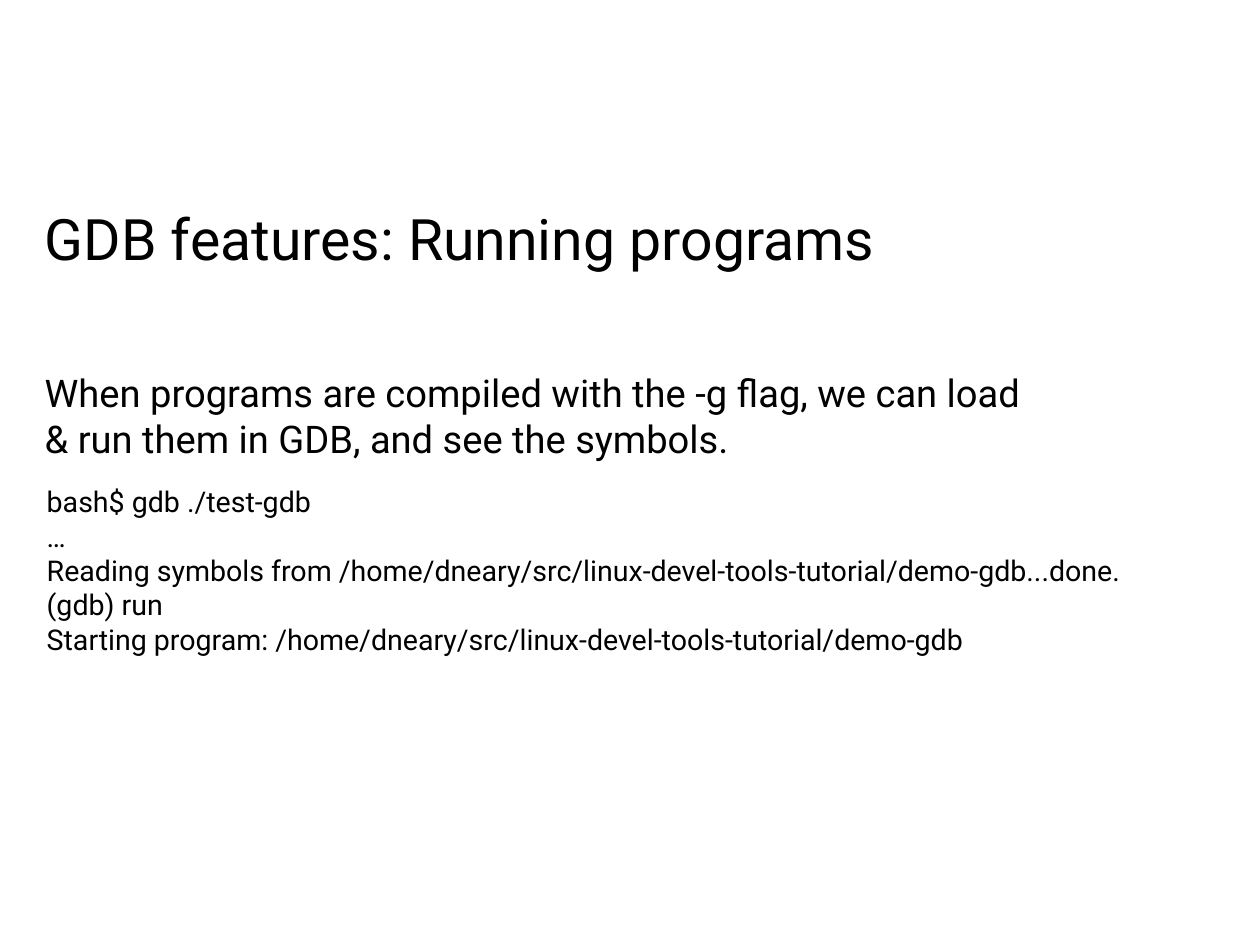
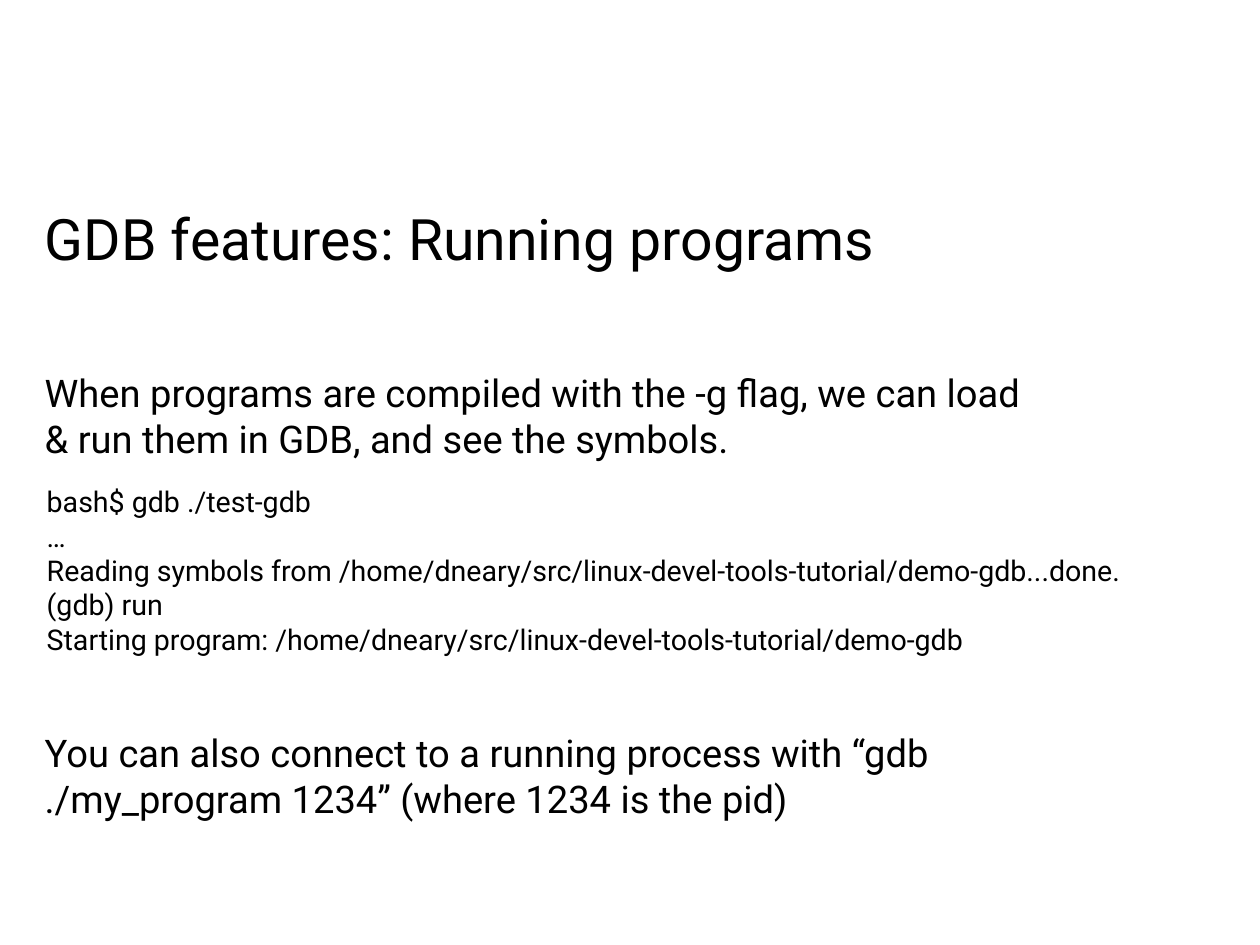
Before and after one commit to dneary/linux-devel-tools-tutorial, a slide deck: slide 7 of Linux Devtools.odp. Drawn at 1260x945 pixels with LibreOffice and Linux fonts; fonts in the diff are those of the drawing. Boxes give left, top, right and bottom in pixels: in the first picture for what was removed or moved away, otherwise in the second. Text is boxed around its words. In the diff, an @@ line names an element or a change of style, - is before the commit and + after.

```diff
--- a/Linux Devtools.odp
+++ b/Linux Devtools.odp
@@ text added at bbox=[45, 738, 929, 822], 24 pt, text #000000 @@
+You can also connect to a running process with “gdb ./my_program 1234” (where 1234 is the pid)
```
Also in this commit, not shown: 1 other slide changed, 2 other files.
